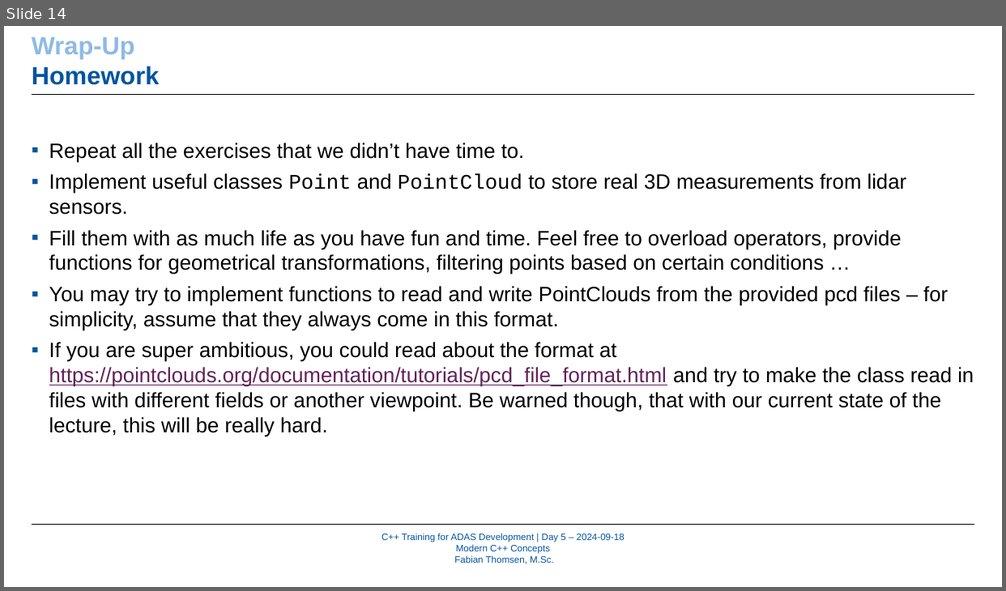
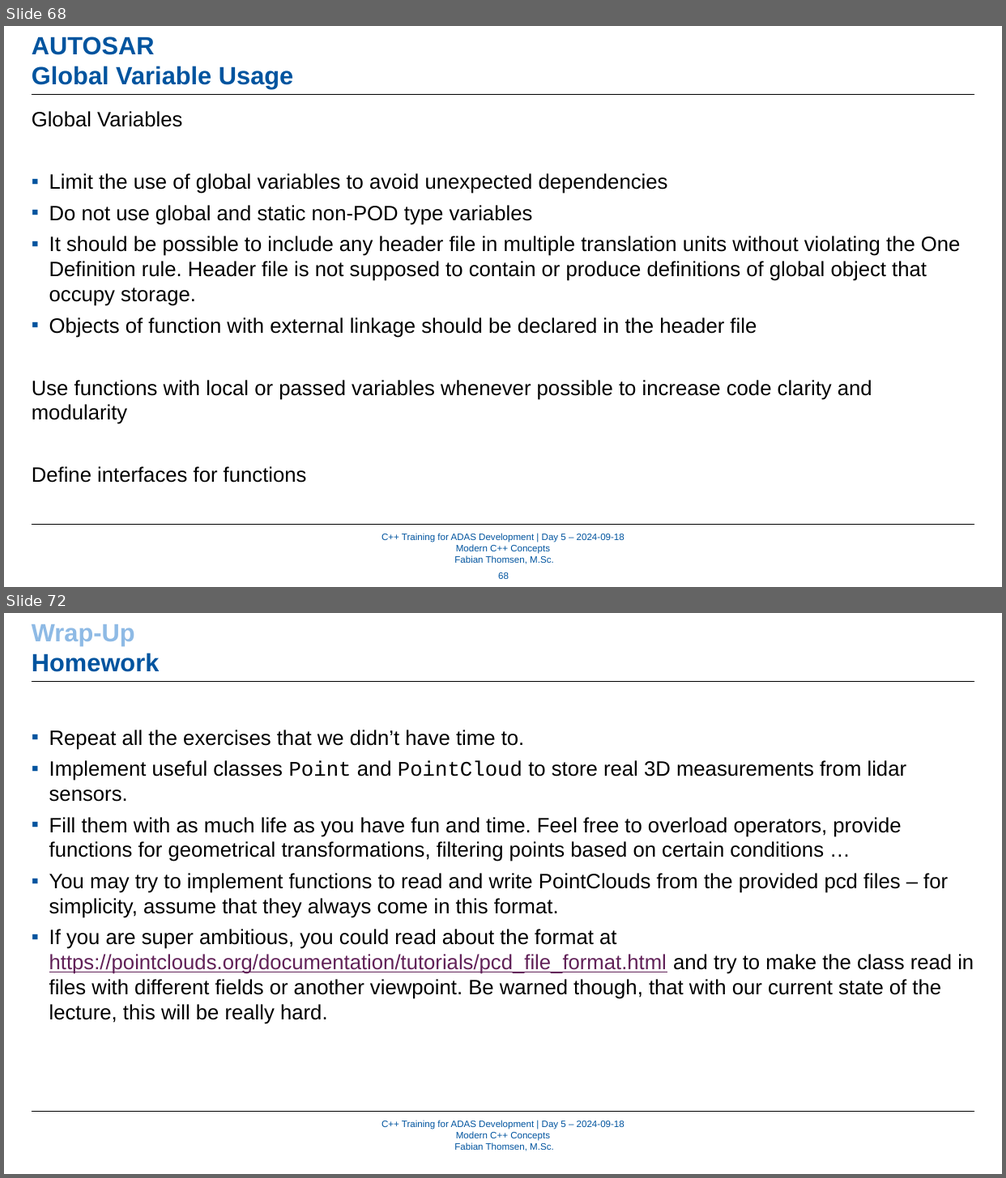
Before and after one commit to WhR4Ven/Diss_Dokument, a slide deck: Vortrag/05_ModernCPPConcepts_Part1 - Kopie.pptx. Shown one above the other, each under a label of ours: slide 14 before the commit, slides 68 and 72 after it; the slides between them are not shown. The pictures are 1006x591 and 1006x1178 pixels, drawn with LibreOffice and Linux fonts; fonts in the diff are those of the drawing; background and template pictures are left out. Boxes give left, top, right and bottom in pixels: in the first picture for what was removed or moved away, otherwise in the second. Text is boxed around its words. In the diff, an @@ line names an element or a change of style, - is before the commit and + after.

```diff
--- a/Vortrag/05_ModernCPPConcepts_Part1 - Kopie.pptx
+++ b/Vortrag/05_ModernCPPConcepts_Part1 - Kopie.pptx
@@ slide 68 added at (4, 26, 1002, 587), background #FFFFFF; not listed: 3 template elements that a slide beside it also shows @@
@@ text added at (32, 37, 293, 88), 24 pt, text #00549F, bold @@
+AUTOSAR
+Global Variable Usage
@@ text added at (32, 111, 961, 483), 20 pt, text #000000 @@
+Global Variables
+▪ Limit the use of global variables to avoid unexpected dependencies
+▪ Do not use global and static non-POD type variables
+▪ It should be possible to include any header file in multiple translation units without violating the One Definition rule. Header file is not supposed to contain or produce definitions of global object that occupy storage.
+▪ Objects of function with external linkage should be declared in the header file
+Use functions with local or passed variables whenever possible to increase code clarity and modularity
+Define interfaces for functions
@@ page number added at (498, 573, 509, 579), 9 pt, text #00549F @@
+68
@@ what was slide 14 is now slide 72 @@
```
Also in this commit, not shown: 4 slides changed, 64 other slides added, 5 slides removed, 13 other files.
